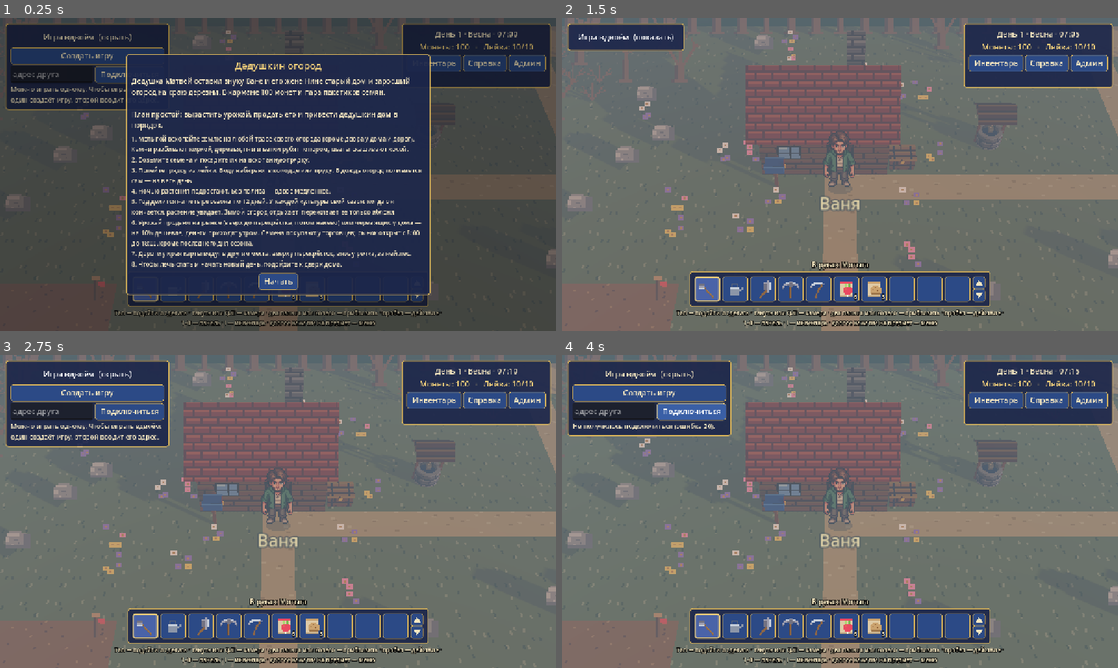
Above: before the commit, frames 1-4 (two rows, left to right).
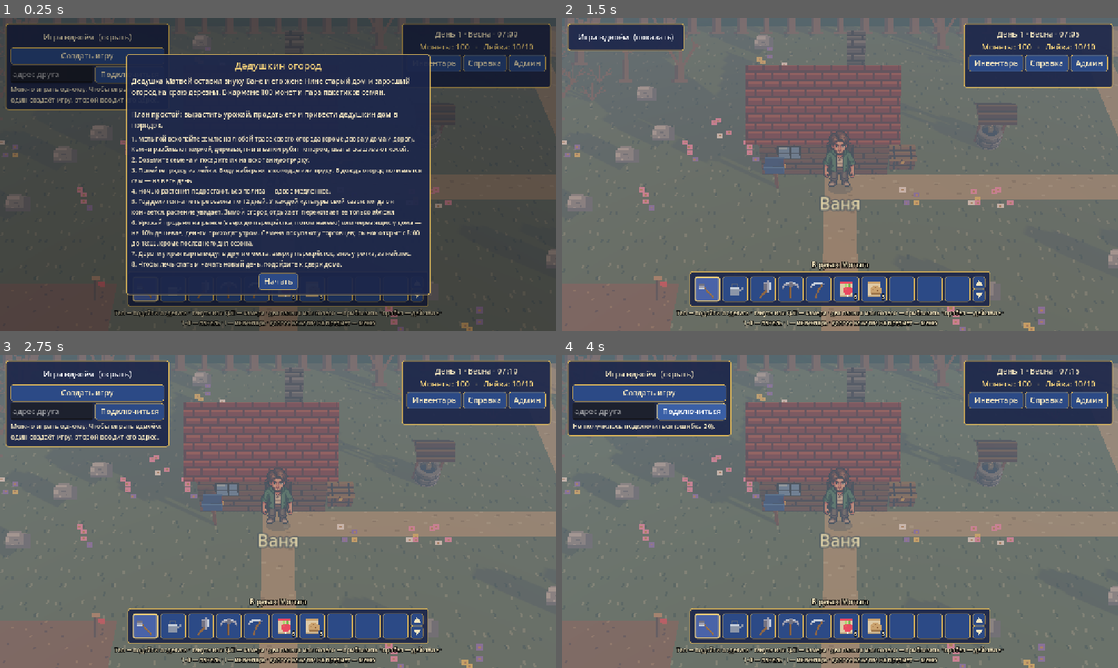
Above: after the commit, the same moments.

Repository: Japshinobi/Test
Game: Godot game, scene res://main.tscn
Two runs of this game, one before a commit and one after it. Both use one fixed random seed, a clock stepped at 60 frames per second and the inputs below.
Inputs:
- Up to frame 1 (0.25 s): no input
- Up to frame 2 (1.5 s): click "Начать" at 0.5 s; click "Игра вдвоём (скрыть)" at 1.25 s
- Up to frame 3 (2.75 s): click "Игра вдвоём (показать)" at 2 s
- Up to frame 4 (4 s): click "Создать игру" at 2.75 s; click "Подключиться" at 3.5 s

The runs differ from the first frame. In frame 1, 0.5% of the frame differs, in the area x 0-87%, y 4-100%; in frame 2, 1.3%; in frame 3, 1.2%; in frame 4, 1.3%.
Error in both runs: Invalid assignment of property or key 'amount_ratio' with value of type 'float' on a base object of type 'CPUParticles3D'. (res://scripts/main.gd:323)

Commit message:
Этап 0 закрыт: цветы случайно на траве во всех локациях, ресурс «Древесина»
- location.gd → has_flowers: цветы на траве (. и ,) по hash3 (FLOWER_CHANCE 7%),
  не на дорогах, полях, местах под постройку и не под объектами; скошенный —
  mod {mown: true}. world.gd и farm_net.gd (коса) — через has_flowers,
  грядки проверяются только на огороде.
- res:wood — «Древесина» в игре и в design/items.xlsx.
- ROADMAP.md: 0.3, 0.4 готовы, этап 0 закрыт, идёт этап 1; решения по погоде
  от 01.11 (1.3, 1.5, 1.7, 1.10, 1.11); раздел «Проверить вдвоём»; корзина.
- owner-decisions.md, data.md, item.md, lessons.md, HANDOFF.md — по решениям.

Co-Authored-By: Claude Opus 5.5 <noreply@anthropic.com>
Claude-Session: https://claude.ai/code/session_01Vk2GzkFks5VW2iDabaZdf6

Diff:
--- a/godot/scripts/farm.gd
+++ b/godot/scripts/farm.gd
@@ -34,7 +34,7 @@
 	"pick": {"name": "Кирка", "icon": "icon_pick"},
 	"scythe": {"name": "Коса", "icon": "icon_scythe"},
 }
-const RES := {"wood": {"name": "Дрова", "icon": "icon_wood"}, "stone": {"name": "Камень", "icon": "icon_stone"}}
+const RES := {"wood": {"name": "Древесина", "icon": "icon_wood"}, "stone": {"name": "Камень", "icon": "icon_stone"}}
 
 var day := 1
 var money := 100
--- a/godot/scripts/farm_net.gd
+++ b/godot/scripts/farm_net.gd
@@ -420,8 +420,8 @@
 			return
 	else:
 		if t == "scythe":
-			if map.ground_at(x, y) == "," and o == null:
-				_all("net_mod", [loc, x, y, {"ground": "."}])
+			if map.has_flowers(x, y) and not (loc == "farm" and farm.plot_at(x, y) != null):
+				_all("net_mod", [loc, x, y, {"mown": true}])
 				_all("net_fx", [loc, x, y, "mow"])
 			elif loc == "farm" and farm.plot_at(x, y) != null and farm.plot_at(x, y)["crop"] != "":
 				say.call("Какие культуры убирать косой, решим позже.")
--- a/godot/scripts/location.gd
+++ b/godot/scripts/location.gd
@@ -4,6 +4,8 @@
 ## бывают объекты, описано в каталоге data/objects.json — его читают и игра, и редактор.
 
 const SEASON_DAYS := 12
+## Доля клеток травы с цветами (решение владельца 01.11.2026: цветы — случайно на земле, кроме дорог и покрытий).
+const FLOWER_CHANCE := 0.07
 const SEASON_IDS := ["spring", "summer", "autumn", "winter"]
 const SEASON_NAMES := ["Весна", "Лето", "Осень", "Зима"]
 
@@ -104,6 +106,17 @@
 ## Символ земли в клетке; за краем карты — «непроходимо».
 func ground_at(x: int, y: int) -> String:
 	return ground[y * W + x] if inside(x, y) else "#"
+
+
+## Растут ли на клетке цветы: случайно (но у всех игроков одинаково) на траве, где ничего не стоит
+## и цветы не скосили. Грядки огорода проверяет тот, кто спрашивает (на огороде цветы и грядки не совпадают).
+func has_flowers(x: int, y: int) -> bool:
+	var g := ground_at(x, y)
+	if g != "." and g != ",":
+		return false
+	if mods.get("%d,%d" % [x, y], {}).get("mown", false) or object_at(x, y) != null:
+		return false
+	return hash3(x, y, 53) < FLOWER_CHANCE
 
 
 ## Объект, который стоит на клетке (или занимает её частью, как дом), либо null.
--- a/godot/scripts/world.gd
+++ b/godot/scripts/world.gd
@@ -106,7 +106,7 @@
 		var flowers := "bloom" if season == "spring" else ("some" if season == "summer" else "wither")
 		for y in map.H:
 			for x in map.W:
-				if map.ground_at(x, y) == "," and map.object_at(x, y) == null and farm.plot_at(x, y) == null:
+				if map.has_flowers(x, y) and not (map.id == "farm" and farm.plot_at(x, y) != null):
 					_flowers[Vector2i(x, y)] = _obj("flower_%s_%d" % [flowers, int(Location.hash3(x, y, 31) * 8)], Vector3(x + 0.5, 0, y + 0.5), false)
 	# подсолнухи на соседских полях: через клетку, летом растут, осенью отцветают
 	if not snow and (season == "summer" or season == "autumn"):
Not shown, changed: HANDOFF.md
Not shown, changed: ROADMAP.md
Not shown, changed: design/items.xlsx
Not shown, changed: knowledge/decisions/data.md
Not shown, changed: knowledge/lessons.md
Not shown, changed: knowledge/owner-decisions.md
Not shown, changed: knowledge/recipes/item.md
